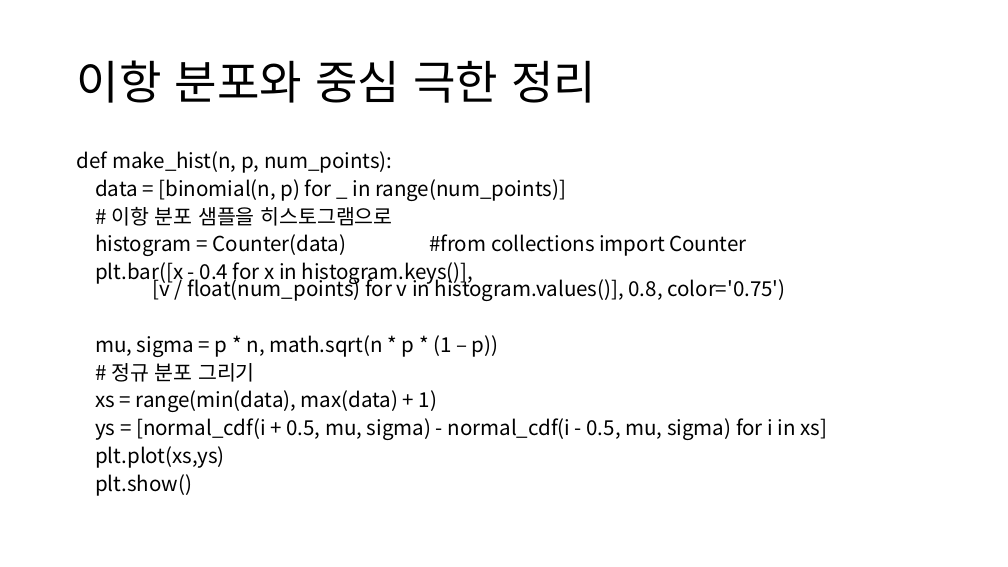
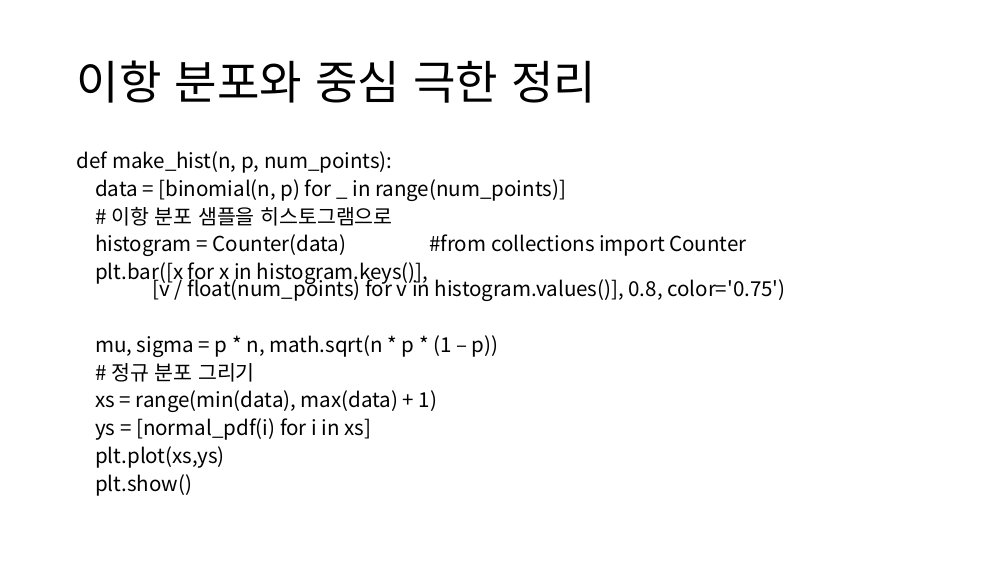
Before and after one commit to ksublee/SPuP, a slide deck: slide 18 of ppt/Python_9_Probability.pptx. Drawn at 1008x567 pixels with LibreOffice and Linux fonts; fonts in the diff are those of the drawing. Boxes give left, top, right and bottom in pixels: in the first picture for what was removed or moved away, otherwise in the second. Text is boxed around its words. In the diff, an @@ line names an element or a change of style, - is before the commit and + after.

```diff
--- a/ppt/Python_9_Probability.pptx
+++ b/ppt/Python_9_Probability.pptx
@@ text at (95, 262, 785, 301): text changed @@
-plt.bar([x - 0.4 for x in histogram.keys()],
-[v / float(num_points) for v in histogram.values()], 0.8, color='0.75')
+plt.bar([x for x in histogram.keys()],
+[v / float(num_points) for v in histogram.values()], 0.8, color='0.75')
@@ text at (95, 418, 371, 440): text changed @@
-ys = [normal_cdf(i + 0.5, mu, sigma) - normal_cdf(i - 0.5, mu, sigma) for i in xs]
+ys = [normal_pdf(i) for i in xs]
```
Also in this commit, not shown: 1 other slide changed, 1 other file.
